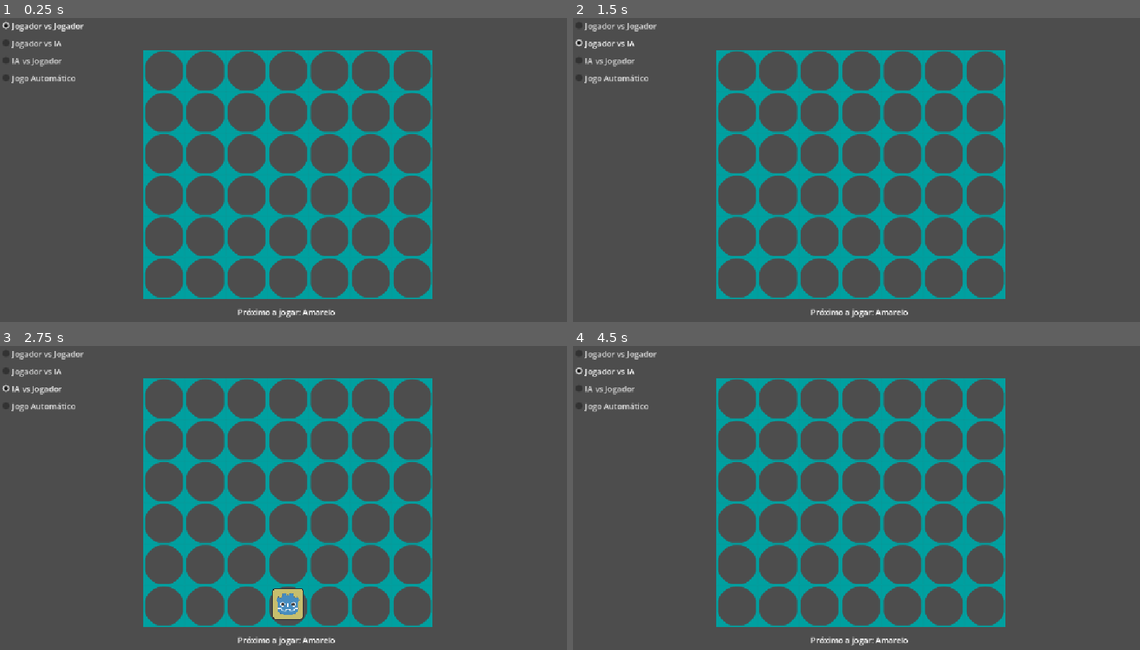
Above: before the commit, frames 1-4 (two rows, left to right).
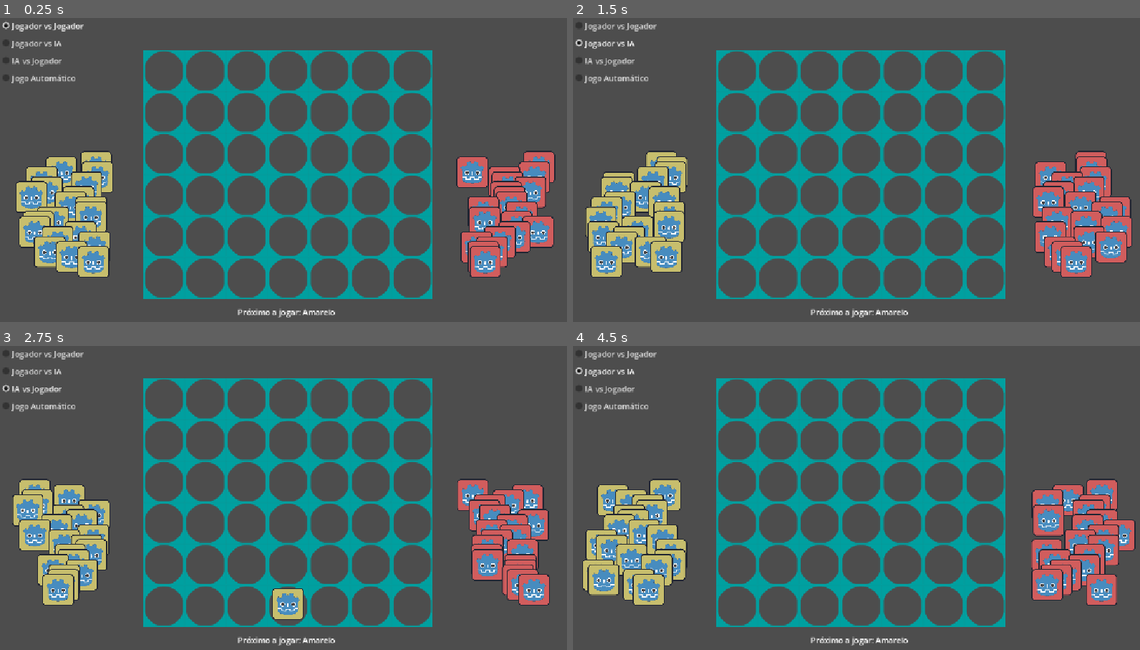
Above: after the commit, the same moments.

Repository: fabioorlandi/connect4
Game: Godot game, scene res://connect4.tscn
Same seed, same stepped clock (60 frames per second), same inputs: the game is played once before the commit and once after it.
Inputs:
- Up to frame 1 (0.25 s): no input
- Up to frame 2 (1.5 s): click "Jogador vs Jogador" at 0.5 s; click "Jogador vs IA" at 1.25 s
- Up to frame 3 (2.75 s): click "IA vs Jogador" at 2 s
- Up to frame 4 (4.5 s): click "Jogo Automático" at 2.75 s; click "Jogador vs Jogador" at 3.5 s; click "Jogador vs IA" at 4.25 s

The runs differ from the first frame. In frame 1, 11% of the frame differs, in the area x 2-98%, y 43-86%; in frame 2, 11%; in frame 3, 10%; in frame 4, 12%, in the area x 1-100%, y 43-86%.

Commit message:
Adicionadas peças arrastáveis

Diff:
--- a/game/area_coluna.tscn
+++ b/game/area_coluna.tscn
@@ -1,11 +1,11 @@
 [gd_scene format=3 uid="uid://bltk5fhfct35v"]
 
-[ext_resource type="Script" path="res://area_coluna.gd" id="1_a00kx"]
+[ext_resource type="Script" uid="uid://brjuuda2bhavc" path="res://area_coluna.gd" id="1_a00kx"]
 
 [sub_resource type="RectangleShape2D" id="RectangleShape2D_g3wjv"]
 size = Vector2(46, 434)
 
-[node name="AreaColuna" type="Area2D" unique_id=1369472653]
+[node name="AreaColuna" type="Area2D" unique_id=1369472653 groups=["AreaColunas"]]
 script = ExtResource("1_a00kx")
 
 [node name="CollisionShape2D" type="CollisionShape2D" parent="." unique_id=1727352321]
--- a/game/connect4.gd
+++ b/game/connect4.gd
@@ -9,9 +9,10 @@
 @onready var pecas = $Pecas
 @onready var opcoes_jogo = $Interface/OpcoesJogo.get_children()
 @onready var info_jogo = $Interface/CenterContainer/InfoJogo
-#@onready var pecas_arrastaveis = $DragPieces
+@onready var pecas_arrastaveis = $PecasArrastaveis
 
 var peca_cena = preload("res://peca.tscn")
+var peca_arrastavel_cena = preload("res://peca_arrastavel.tscn")
 var profundidade_maxima = 4
 var tabuleiro_jogo: Tabuleiro
 var ia: Minimax = Minimax.new()
@@ -20,10 +21,6 @@
 	reiniciar_jogo(Jogador.TipoJogador.Humano, Jogador.TipoJogador.Humano)
 	for opcao_jogo in opcoes_jogo:
 		opcao_jogo.connect("pressed", _on_opcoes_jogo_pressed.bind(opcao_jogo.name))
-
-	#if pecas_arrastaveis:
-		#for peca_arrastavel in pecas_arrastaveis.get_children():
-			#peca_arrastavel.dropped_on_column.connect(jogar_na_posicao)
 
 func _on_opcoes_jogo_pressed(name: String) -> void:
 	match name:
@@ -50,11 +47,28 @@
 	tabuleiro_jogo.jogador_vermelho.tipo_jogador = tipo_jogador_vermelho
 	info_jogo.text = "Próximo a jogar: " + Jogador.Cor.keys()[tabuleiro_jogo.jogador_atual.cor]
 
+	for peca_arrastavel in pecas_arrastaveis.get_children():
+		peca_arrastavel.queue_free()
 	for peca in pecas.get_children():
 		peca.queue_free()
-
 	for espaco in espacos.get_children():
 		espaco.ocupado = false
+	for i in range(20):
+		var peca_arrastavel = peca_arrastavel_cena.instantiate()
+		peca_arrastavel.cor_jogador = Jogador.Cor.Amarelo
+		peca_arrastavel.global_position = Vector2(randi_range(50, 200), 300 + i * 10)
+		peca_arrastavel.mudar_textura_jogador(peca_amarela)
+		peca_arrastavel.jogada_na_coluna.connect(jogar_na_posicao_arrastando)
+
+		pecas_arrastaveis.add_child(peca_arrastavel)
+	for i in range(20):
+		var peca_arrastavel = peca_arrastavel_cena.instantiate()
+		peca_arrastavel.cor_jogador = Jogador.Cor.Vermelho
+		peca_arrastavel.global_position = Vector2(randi_range(950, 1100), 300 + i * 10)
+		peca_arrastavel.mudar_textura_jogador(peca_vermelha)
+		peca_arrastavel.jogada_na_coluna.connect(jogar_na_posicao_arrastando)
+
+		pecas_arrastaveis.add_child(peca_arrastavel)
 
 	habilitar_colunas()
 
@@ -91,7 +105,7 @@
 		print(linha_str)
 	print("-------------\n")
 
-func jogar_na_posicao_ia() -> void:
+func jogar_na_posicao_ia():
 	desabilitar_colunas()
 	await get_tree().create_timer(0.1).timeout
 
@@ -102,6 +116,13 @@
 
 	await jogar_na_posicao(coluna, linha)
 
+func jogar_na_posicao_arrastando(cor_jogador, coluna):
+	if not cor_jogador == tabuleiro_jogo.jogador_atual.cor:
+		print("Peça inválida!")
+		return
+
+	await jogar_na_posicao(coluna)
+
 func jogar_na_posicao(coluna, linha = null):
 	desabilitar_colunas()
 
@@ -112,7 +133,6 @@
 		var espaco_disponivel = pegar_espaco_disponivel(coluna, linha)
 		if espaco_disponivel == null:
 			print("Coluna cheia!")
-			info_jogo.text = info_jogo.text + "Coluna cheia!"
 			return null
 
 		var peca = peca_cena.instantiate()
--- a/game/connect4.tscn
+++ b/game/connect4.tscn
@@ -16,3 +16,5 @@
 scale = Vector2(1.3, 1.3)
 
 [node name="Pecas" type="Node2D" parent="." unique_id=1044892417]
+
+[node name="PecasArrastaveis" type="Node2D" parent="." unique_id=1318931599]
--- /dev/null
+++ b/game/peca_arrastavel.gd
@@ -0,0 +1,52 @@
+extends Area2D
+
+signal jogada_na_coluna(cor_jogador, indice_coluna)
+
+var cor_jogador := Jogador.Cor.Nenhum
+var mouse_over := false
+var dragging := false
+var posicao_inicial: Vector2
+var hovering_columns: Array[Area2D] = []
+
+func _process(delta):
+	if mouse_over and Input.is_action_just_pressed("click") and not Global2D.is_dragging:
+		posicao_inicial = global_position
+		dragging = true
+		Global2D.is_dragging = true
+
+	if dragging and Input.is_action_pressed("click"):
+		global_position = get_global_mouse_position()
+
+	if dragging and Input.is_action_just_released("click"):
+		dragging = false
+		Global2D.is_dragging = false
+
+		if hovering_columns.size() > 0:
+			var coluna = hovering_columns[-1]
+			jogada_na_coluna.emit(cor_jogador, coluna.indice_coluna)
+			queue_free()
+		else:
+			global_position = posicao_inicial
+
+func _on_mouse_entered():
+	if not Global2D.is_dragging:
+		mouse_over = true
+		scale = Vector2(0.75, 0.75)
+
+func _on_mouse_exited():
+	if not dragging:
+		mouse_over = false
+		scale = Vector2(0.5, 0.5)
+
+func _on_area_entered(area):
+	if area.is_in_group("AreaColunas"):
+		hovering_columns.push_back(area)
+
+func _on_area_exited(area):
+	if area.is_in_group("AreaColunas"):
+		var indice = hovering_columns.find(area)
+		if indice != -1:
+			hovering_columns.remove_at(indice)
+
+func mudar_textura_jogador(caminho_arquivo_textura: String) -> void:
+	$Sprite2D.texture = load(caminho_arquivo_textura)
--- /dev/null
+++ b/game/peca_arrastavel.tscn
@@ -0,0 +1,20 @@
+[gd_scene format=3 uid="uid://bmk5l4habqbw3"]
+
+[ext_resource type="Script" uid="uid://dwcpx0lt8ke2m" path="res://peca_arrastavel.gd" id="1_knmou"]
+
+[sub_resource type="RectangleShape2D" id="RectangleShape2D_vep2n"]
+
+[node name="PecaArrastavel" type="Area2D" unique_id=1728364937]
+scale = Vector2(0.5, 0.5)
+script = ExtResource("1_knmou")
+
+[node name="Sprite2D" type="Sprite2D" parent="." unique_id=818509077]
+
+[node name="CollisionShape2D" type="CollisionShape2D" parent="." unique_id=51678689]
+scale = Vector2(2, 2)
+shape = SubResource("RectangleShape2D_vep2n")
+
+[connection signal="area_entered" from="." to="." method="_on_area_entered"]
+[connection signal="area_exited" from="." to="." method="_on_area_exited"]
+[connection signal="mouse_entered" from="." to="." method="_on_mouse_entered"]
+[connection signal="mouse_exited" from="." to="." method="_on_mouse_exited"]
--- a/game/project.godot
+++ b/game/project.godot
@@ -22,6 +22,14 @@
 
 window/stretch/mode="canvas_items"
 
+[input]
+
+click={
+"deadzone": 0.2,
+"events": [Object(InputEventMouseButton,"resource_local_to_scene":false,"resource_name":"","device":-1,"window_id":0,"alt_pressed":false,"shift_pressed":false,"ctrl_pressed":false,"meta_pressed":false,"button_mask":1,"position":Vector2(247, 13),"global_position":Vector2(256, 61),"factor":1.0,"button_index":1,"canceled":false,"pressed":true,"double_click":false,"script":null)
+]
+}
+
 [physics]
 
 3d/physics_engine="Jolt Physics"
--- a/game/tabuleiro.tscn
+++ b/game/tabuleiro.tscn
@@ -209,29 +209,29 @@
 [node name="Colunas" type="Node2D" parent="." unique_id=1778390334]
 metadata/_edit_group_ = true
 
-[node name="AreaColuna_0" parent="Colunas" unique_id=1369472653 groups=["AreaColunas"] instance=ExtResource("2_5hp0e")]
+[node name="AreaColuna_0" parent="Colunas" unique_id=1369472653 instance=ExtResource("2_5hp0e")]
 position = Vector2(33, 217)
 
-[node name="AreaColuna_1" parent="Colunas" unique_id=1011460946 groups=["AreaColunas"] instance=ExtResource("2_5hp0e")]
+[node name="AreaColuna_1" parent="Colunas" unique_id=1011460946 instance=ExtResource("2_5hp0e")]
 position = Vector2(97, 217)
 indice_coluna = 1
 
-[node name="AreaColuna_2" parent="Colunas" unique_id=1057008934 groups=["AreaColunas"] instance=ExtResource("2_5hp0e")]
+[node name="AreaColuna_2" parent="Colunas" unique_id=1057008934 instance=ExtResource("2_5hp0e")]
 position = Vector2(160, 217)
 indice_coluna = 2
 
-[node name="AreaColuna_3" parent="Colunas" unique_id=608901613 groups=["AreaColunas"] instance=ExtResource("2_5hp0e")]
+[node name="AreaColuna_3" parent="Colunas" unique_id=608901613 instance=ExtResource("2_5hp0e")]
 position = Vector2(224, 217)
 indice_coluna = 3
 
-[node name="AreaColuna_4" parent="Colunas" unique_id=1452812684 groups=["AreaColunas"] instance=ExtResource("2_5hp0e")]
+[node name="AreaColuna_4" parent="Colunas" unique_id=1452812684 instance=ExtResource("2_5hp0e")]
 position = Vector2(288, 217)
 indice_coluna = 4
 
-[node name="AreaColuna_5" parent="Colunas" unique_id=1316588668 groups=["AreaColunas"] instance=ExtResource("2_5hp0e")]
+[node name="AreaColuna_5" parent="Colunas" unique_id=1316588668 instance=ExtResource("2_5hp0e")]
 position = Vector2(353, 217)
 indice_coluna = 5
 
-[node name="AreaColuna_6" parent="Colunas" unique_id=1980209556 groups=["AreaColunas"] instance=ExtResource("2_5hp0e")]
+[node name="AreaColuna_6" parent="Colunas" unique_id=1980209556 instance=ExtResource("2_5hp0e")]
 position = Vector2(416, 217)
 indice_coluna = 6
Not shown, added: game/peca_arrastavel.gd.uid
